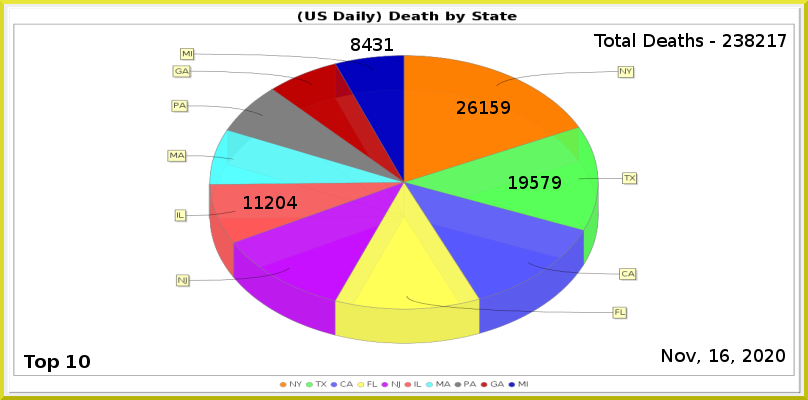
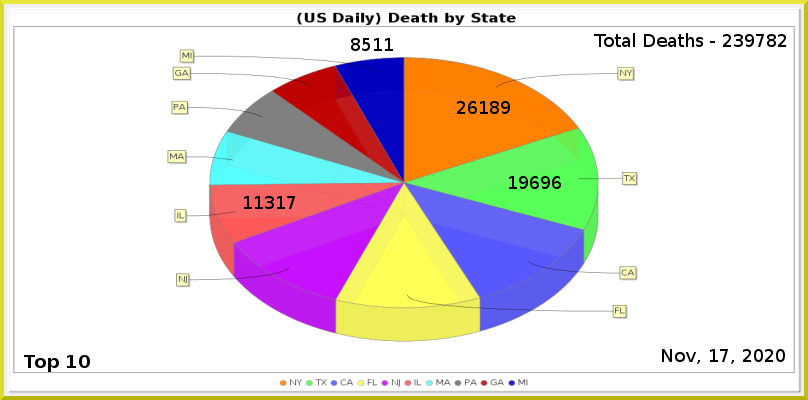
The second 808 × 400 image is a revision of the first. Changes to its layers:
painted on "Least" over [362, 38, 382, 51]
painted on "6" over [265, 196, 297, 209]
painted on "2" over [530, 176, 561, 189]
painted on "1" over [490, 101, 499, 114]
renamed "Total Deaths - 238217" to "Total Deaths - 239782", painted on it over [745, 34, 787, 47]
painted on "Current Date" over [720, 349, 729, 362]
painted on "Death_by_State.png" over [7, 7, 801, 394]
